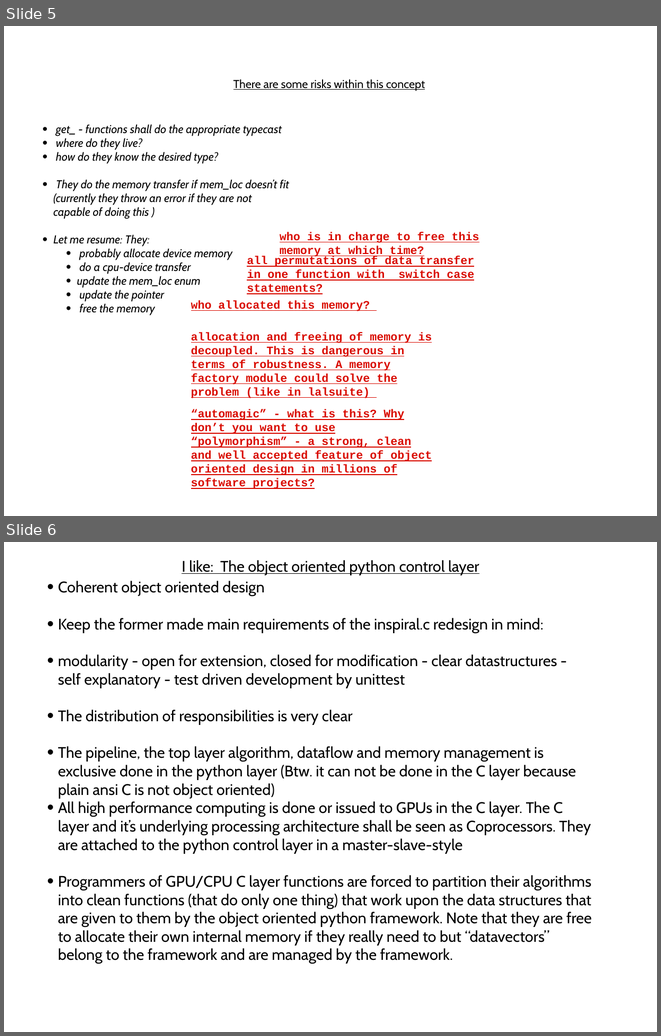
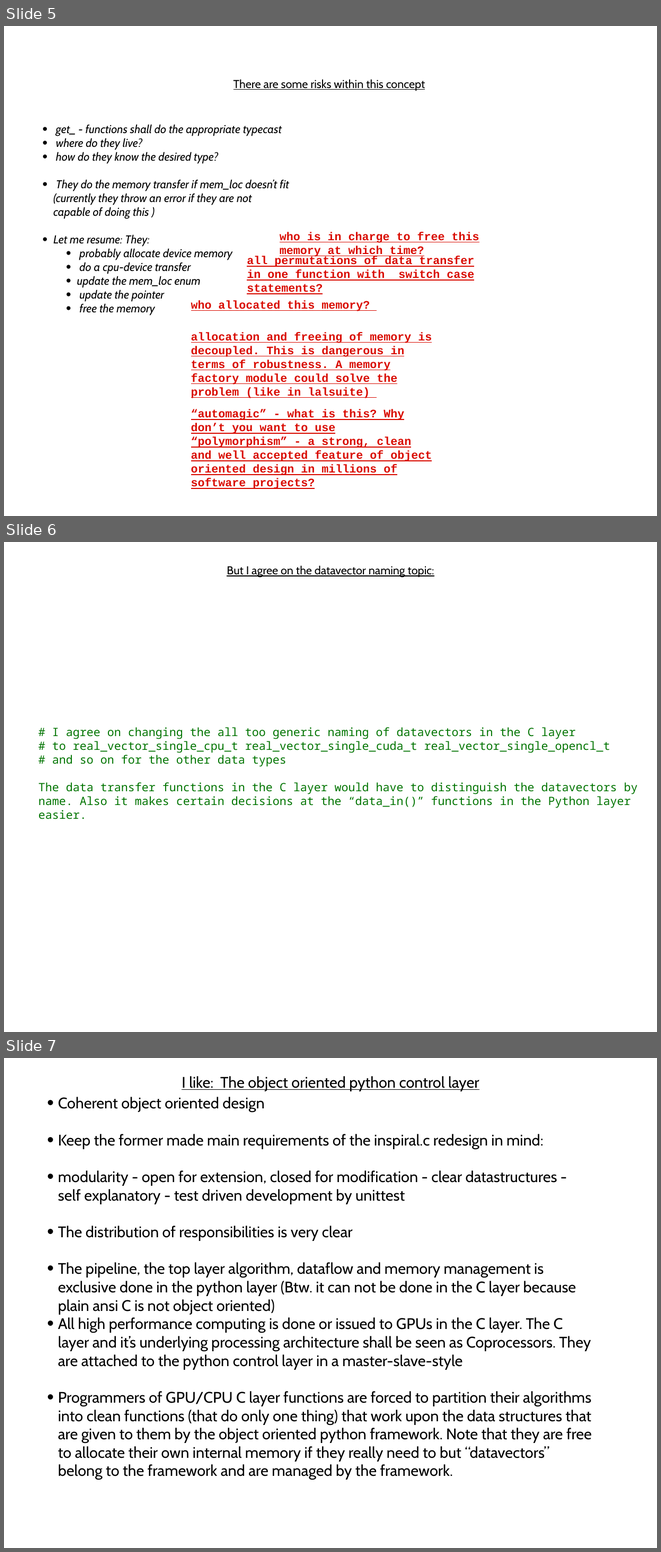
Before and after one commit to gwastro/pycbc, a slide deck: doc/basic-architecture-discussion.ppt. Shown one above the other, each under a label of ours: slides 5 and 6 before the commit, slides 5, 6 and 7 after it. The pictures are 661x1036 and 661x1552 pixels, drawn with LibreOffice and Linux fonts; fonts in the diff are those of the drawing. Boxes give left, top, right and bottom in pixels: in the first picture for what was removed or moved away, otherwise in the second. Text is boxed around its words. In the diff, an @@ line names an element or a change of style, - is before the commit and + after.

Commit message:
Pycbc processing base calss and data_in() methodology prototyped for discussion at Matched Filter CPU

```diff
--- a/doc/basic-architecture-discussion.ppt
+++ b/doc/basic-architecture-discussion.ppt
@@ slide 6 added at (4, 542, 657, 1032), background #FFFFFF @@
@@ text added at (227, 565, 434, 578), 18 pt, text #000000, underline @@
+But I agree on the datavector naming topic:
@@ text added at (38, 727, 638, 819), 18 pt, text #007400 @@
+# I agree on changing the all too generic naming of datavectors in the C layer
+# to real_vector_single_cpu_t real_vector_single_cuda_t real_vector_single_opencl_t
+# and so on for the other data types
+The data transfer functions in the C layer would have to distinguish the datavectors by name. Also it makes certain decisions at the “data_in()” functions in the Python layer easier.
@@ what was slide 6 is now slide 7 @@
```
Also in this commit, not shown: 1 other slide added, 6 other files.
